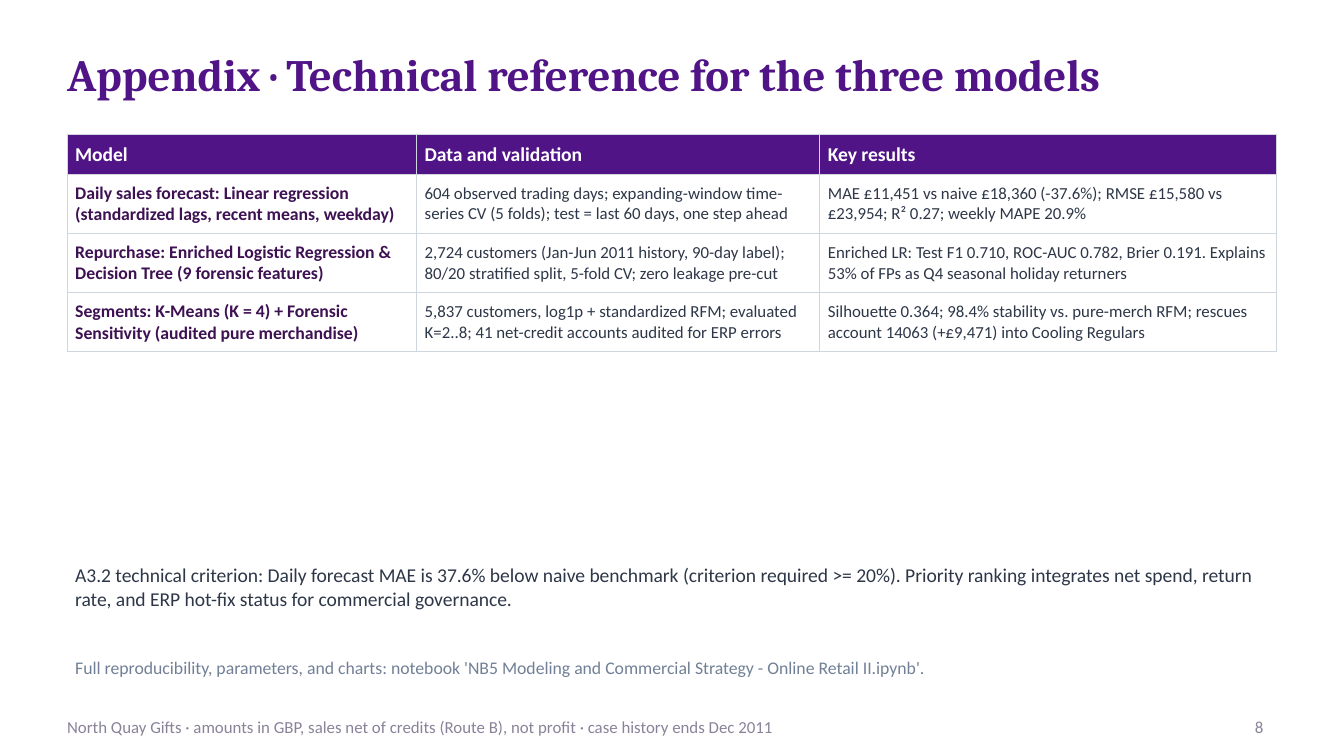
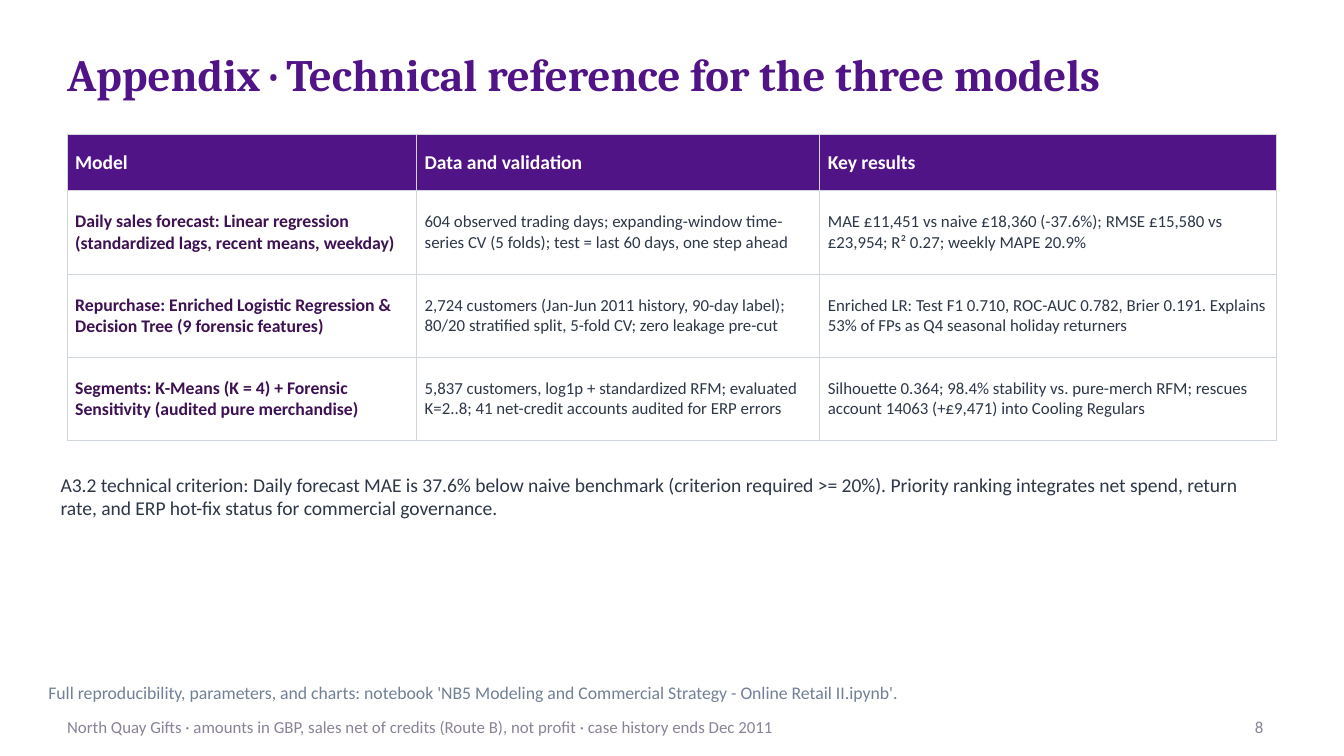
Before and after one commit to RusselKu/North_Quay_Gifts_UPY, a slide deck: slide 8 of A-3-6_ModelingStrategy/Activity 4. Executive Presentation.pptx. Drawn at 1344x756 pixels with LibreOffice and Linux fonts; fonts in the diff are those of the drawing. Boxes give left, top, right and bottom in pixels: in the first picture for what was removed or moved away, otherwise in the second. Text is boxed around its words. In the diff, an @@ line names an element or a change of style, - is before the commit and + after.

```diff
--- a/A-3-6_ModelingStrategy/Activity 4. Executive Presentation.pptx
+++ b/A-3-6_ModelingStrategy/Activity 4. Executive Presentation.pptx
@@ table: place and size @@
-table at (67,134,1277,346)
+table at (67,134,1277,441)
@@ text "A3.2 technical criterion: Daily forecast ...": place and size @@
-text "A3.2 technical criterion: Daily forecast ..." at (75,568,1252,610)
+text "A3.2 technical criterion: Daily forecast ..." at (61,478,1237,519)
@@ text "Full reproducibility, parameters, and charts: ...": place and size @@
-text "Full reproducibility, parameters, and charts: ..." at (75,661,925,677)
+text "Full reproducibility, parameters, and charts: ..." at (48,686,898,702)
```
Also in this commit, not shown: 4 other slides changed, 1 slide added.
